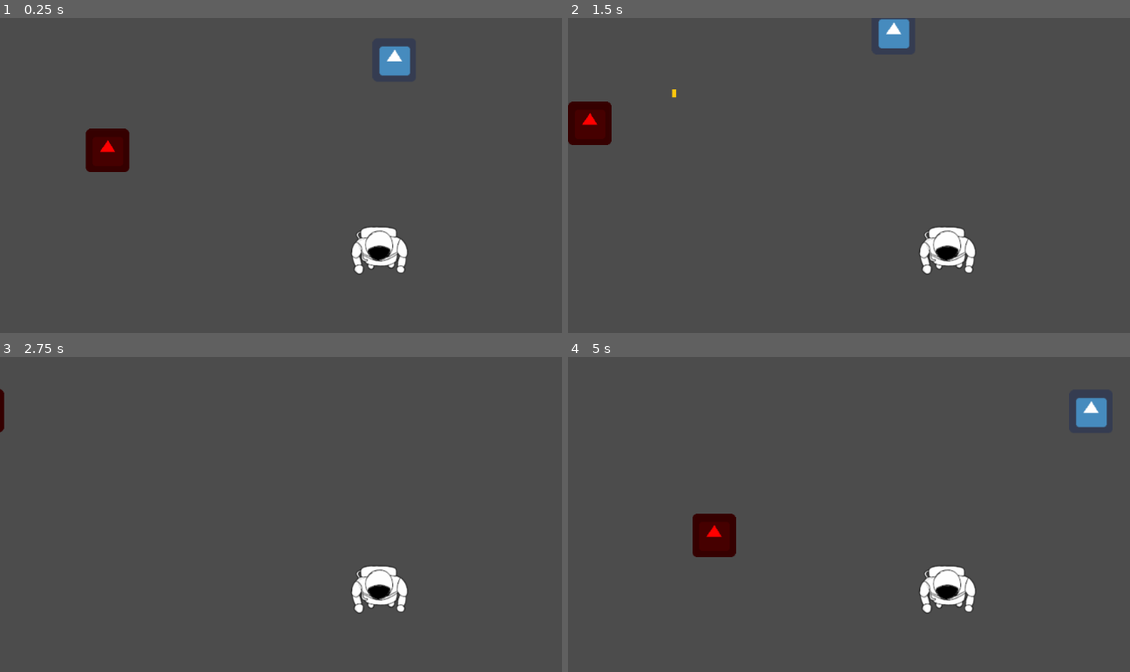
Above: before the commit, frames 1-4 (two rows, left to right).
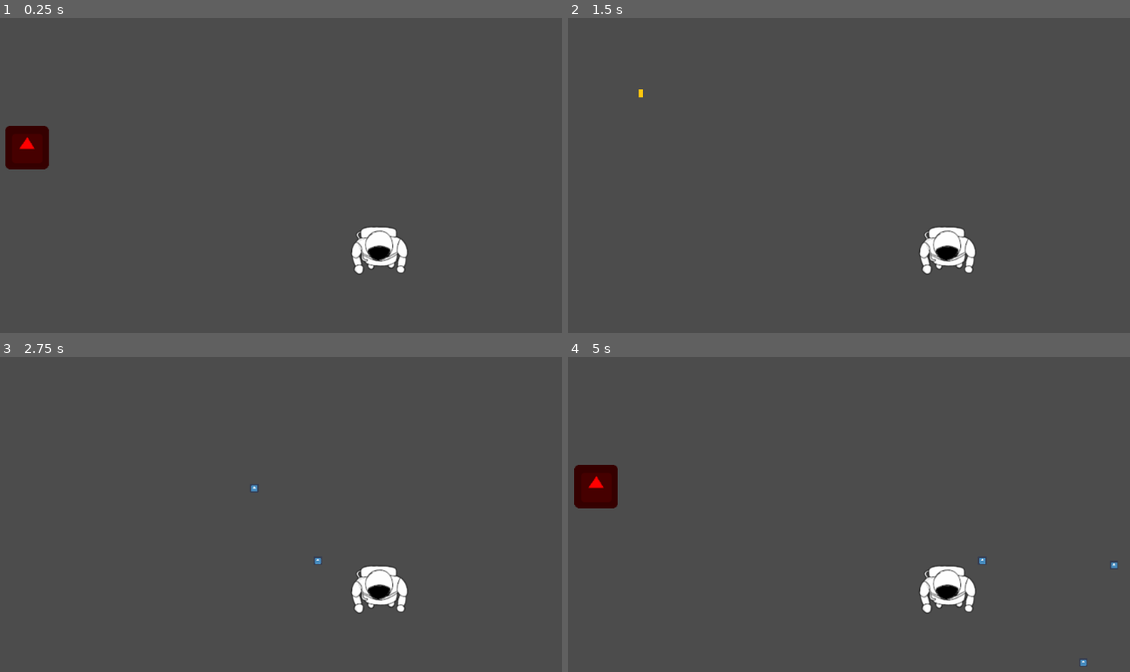
Above: after the commit, the same moments.

Repository: Tretjak/Projekt-vt21
Game: Godot game, scene res://Enemy/Level/Collision.tscn
Two runs of this game, one before a commit and one after it. Both use one fixed random seed, a clock stepped at 60 frames per second and the inputs below. The engine's default icon, where the game draws it, is replaced by a stand-in: a white triangle on a blue panel in a dark square.
Inputs (mouse positions are in pixels of both pictures, inside the frame that each line leads up to):
- Up to frame 1 (0.25 s): no input
- Up to frame 2 (1.5 s): tap Enter (ui_accept) at 0.5, 0.77 s; move the mouse to (1068, 200) at 0.52 s; hold Right (ui_right) 0.53-1.28 s; move the mouse to (775, 241) at 1.27 s; hold Down (ui_down) from 1.28 s (still down)
- Up to frame 3 (2.75 s): tap Enter (ui_accept) at 1.52 s; move the mouse to (415, 470) at 2.02 s; release Down (ui_down) at 2.03 s; hold Right (ui_right) from 2.03 s (still down)
- Up to frame 4 (5 s): move the mouse to (882, 640) at 2.77 s; release Right (ui_right) at 2.78 s; hold Up (ui_up) 2.78-3.53 s; tap Enter (ui_accept) at 3.02, 3.77, 4.52 s; move the mouse to (1124, 621) at 3.52 s; hold Left (ui_left) from 3.53 s (still down); move the mouse to (708, 498) at 4.27 s

The runs differ from the first frame. In frame 1, 2.7% of the frame differs, in the area x 0-74%, y 8-49%; in frame 2, 1.6%; in frame 3, 0.1%; in frame 4, 2.7%, in the area x 1-98%, y 12-99%.
Error after the commit: Invalid get index 'global_position' (on base: 'null instance'). (res://Enemy/Enemy.gd:22)

Commit message:
Lukt

Diff:
--- a/Projekt vt21/Enemy/Enemy.gd
+++ b/Projekt vt21/Enemy/Enemy.gd
@@ -16,7 +16,10 @@
 func _physics_process(delta):
 	if hunt == 1:
 		#_set_target(goal)
-		goal = get_node("../../player").global_position - global_position
+		goal = get_node("../../Player/KinematicBody2D").global_position - global_position
+		move_and_slide(goal * MOVE_SPEED * delta)
+	elif hunt == 2:
+		goal = get_node("res://Enemy/Lukt/StaticBody2D").global_position - global_position
 		move_and_slide(goal * MOVE_SPEED * delta)
 	elif hunt == 0:
 		if state == 0:
@@ -33,14 +36,11 @@
 		velocity = velocity.normalized() * speed
 		move_and_slide(velocity)
 
-
 func _on_Timer_timeout():
 	if hunt == 0:
 		state = floor(rand_range(0,5))
 		print(state)
 		pass # Replace with function body.
-
-
 
 func _set_target(goal):
 	var new_path : = nav_2d.get_simple_path(self.global_position, goal)
@@ -48,18 +48,20 @@
 	print(new_path)
 	path = new_path
 
-
 func _on_Area2D_body_entered(body):
-	if body.name == "player":
+	if body.name == "KinematicBody2D" and body != self:
 		print("Entered:")
 		print(body)
 		hunt = 1
+	elif body.name == "StaticBody2D" and body != self:
+		hunt = 2
 	pass # Replace with function body.
 
-
 func _on_Area2D_body_exited(body):
-	if body.name == "player":
+	if body.name == "KinematicBody2D" and body != self:
 		print("Exit:")
 		print(body)
 		hunt = 0
+	elif body.name == "StaticBody2D" and body != self:
+		hunt = 0
 	pass # Replace with function body.
--- a/Projekt vt21/Enemy/Level/Collision.tscn
+++ b/Projekt vt21/Enemy/Level/Collision.tscn
@@ -1,39 +1,21 @@
-[gd_scene load_steps=7 format=2]
+[gd_scene load_steps=5 format=2]
 
 [ext_resource path="res://Enemy/Enemy.tscn" type="PackedScene" id=1]
-[ext_resource path="res://Assets/icon.png" type="Texture" id=2]
 [ext_resource path="res://Player.tscn" type="PackedScene" id=3]
 
 [sub_resource type="RectangleShape2D" id=1]
-extents = Vector2( 32.5355, 31.7237 )
+extents = Vector2( 8.57837, 311.124 )
 
 [sub_resource type="RectangleShape2D" id=2]
-extents = Vector2( 8.57837, 311.124 )
-
-[sub_resource type="RectangleShape2D" id=3]
 extents = Vector2( 515.006, 10 )
 
 [node name="Collision" type="Node2D"]
 
 [node name="Enemy" parent="." instance=ExtResource( 1 )]
-position = Vector2( 469.676, 274.885 )
+position = Vector2( 164.021, 189.482 )
 
-[node name="Node2D" type="Node2D" parent="."]
-
-[node name="player" type="KinematicBody2D" parent="."]
-position = Vector2( 891.124, 141.413 )
-__meta__ = {
-"_edit_group_": true
-}
-
-[node name="Sprite" type="Sprite" parent="player"]
-texture = ExtResource( 2 )
-
-[node name="CollisionShape2D" type="CollisionShape2D" parent="player"]
-shape = SubResource( 1 )
-
-[node name="Player2" parent="." instance=ExtResource( 3 )]
-position = Vector2( 823.657, 379.595 )
+[node name="Player" parent="." instance=ExtResource( 3 )]
+position = Vector2( 636.369, 298.686 )
 
 [node name="StaticBody2D" type="StaticBody2D" parent="."]
 position = Vector2( 6.10352e-05, 299.661 )
--- /dev/null
+++ b/Projekt vt21/Enemy/Lukt.gd
@@ -0,0 +1,22 @@
+extends Sprite
+
+
+# Declare member variables here. Examples:
+# var a = 2
+# var b = "text"
+
+
+# Called when the node enters the scene tree for the first time.
+func _ready():
+	$Timer.start(3)
+	pass # Replace with function body.
+
+
+# Called every frame. 'delta' is the elapsed time since the previous frame.
+#func _process(delta):
+#	pass
+
+
+func _on_Timer_timeout():
+	queue_free()
+	pass # Replace with function body.
--- /dev/null
+++ b/Projekt vt21/Enemy/Lukt.tscn
@@ -0,0 +1,14 @@
+[gd_scene load_steps=3 format=2]
+
+[ext_resource path="res://Enemy/Lukt.gd" type="Script" id=1]
+[ext_resource path="res://Assets/icon.png" type="Texture" id=2]
+
+[node name="Lukt" type="Sprite"]
+scale = Vector2( 0.2, 0.2 )
+texture = ExtResource( 2 )
+script = ExtResource( 1 )
+
+[node name="Timer" type="Timer" parent="."]
+
+[node name="StaticBody2D" type="StaticBody2D" parent="."]
+[connection signal="timeout" from="Timer" to="." method="_on_Timer_timeout"]
--- a/Projekt vt21/Player.gd
+++ b/Projekt vt21/Player.gd
@@ -33,3 +33,11 @@
 		shot.position = get_global_position()
 		get_parent().get_parent().add_child(shot)
 #Elektrisk skot med aoe, snabbare powerup
+
+func _ready() -> void:
+	$Timer.start(3)
+
+func _on_Timer_timeout():
+	var lukt = load("res://Enemy/Lukt.tscn").instance()
+	lukt.position = get_global_position()
+	get_parent().get_parent().add_child(lukt)
--- a/Projekt vt21/Player.tscn
+++ b/Projekt vt21/Player.tscn
@@ -2,7 +2,6 @@
 
 [ext_resource path="res://Assets/Grafik/char-jenny.png" type="Texture" id=1]
 [ext_resource path="res://Player.gd" type="Script" id=2]
-
 
 [sub_resource type="RectangleShape2D" id=1]
 extents = Vector2( 42.9776, 36.4242 )
@@ -28,3 +27,4 @@
 
 [node name="Camera2D" type="Camera2D" parent="KinematicBody2D"]
 current = true
+[connection signal="timeout" from="KinematicBody2D/Timer" to="KinematicBody2D" method="_on_Timer_timeout"]
Not shown: 4 places in Projekt vt21/Enemy/Level/Collision.tscn that only renumber resources
